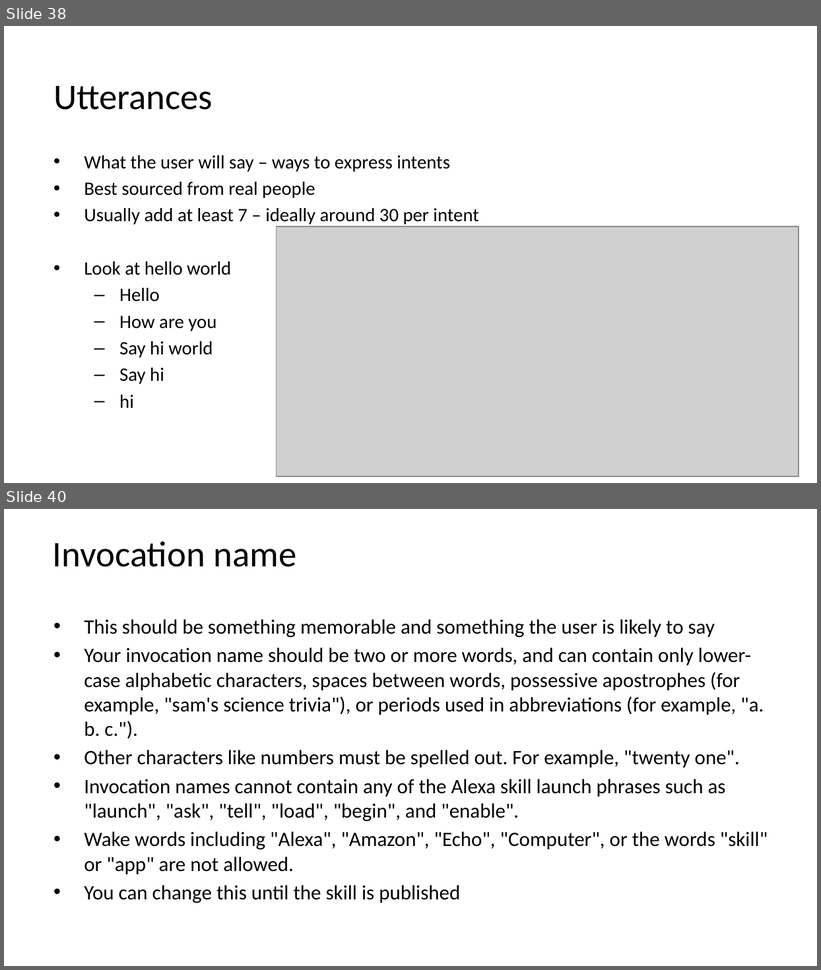
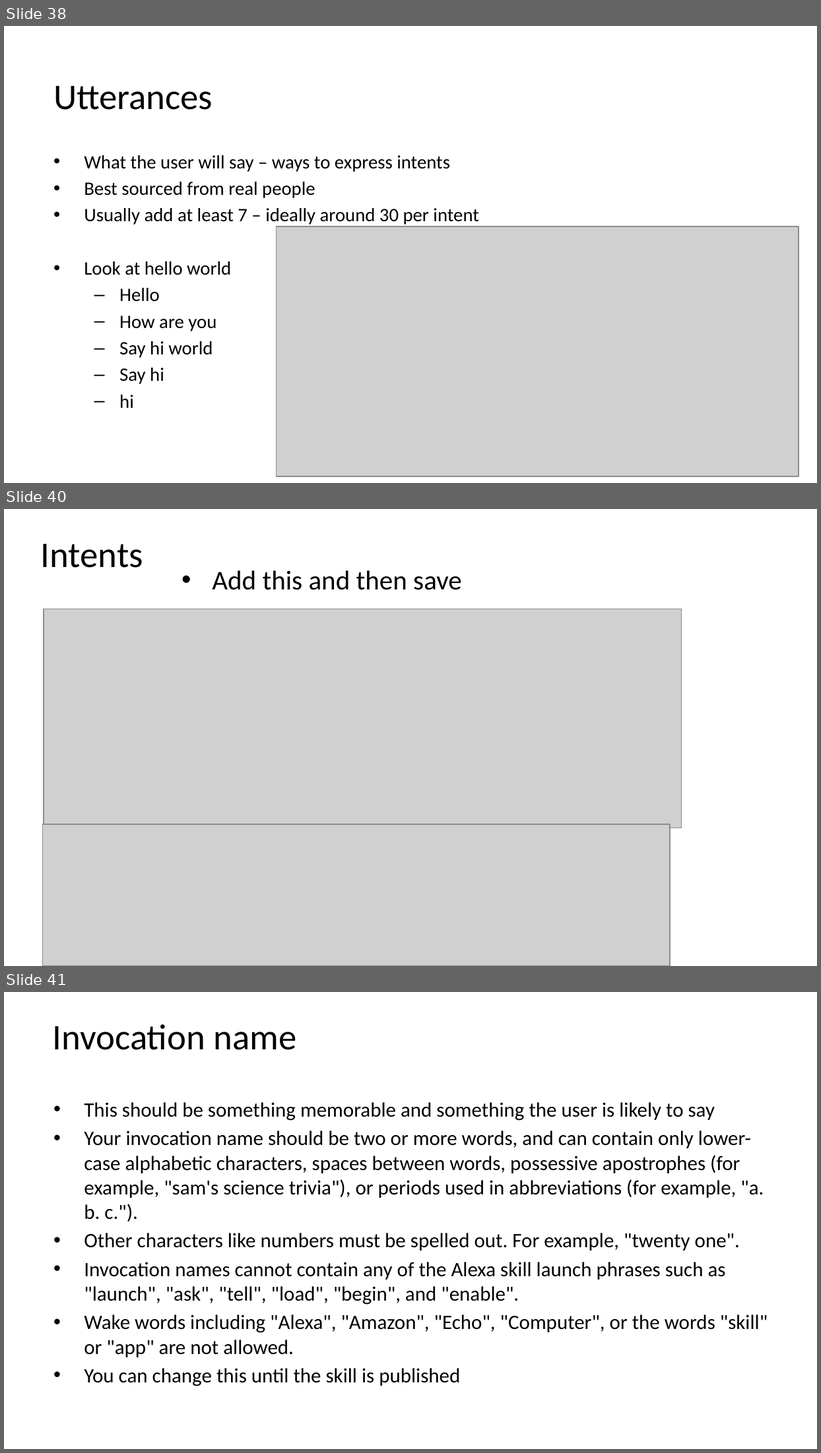
Before and after one commit to fi67/startPoint, a slide deck: rpsc2023.pptx. Shown one above the other, each under a label of ours: slides 38 and 40 before the commit, slides 38, 40 and 41 after it; the slides between them are not shown. The pictures are 821x970 and 821x1453 pixels, drawn with LibreOffice and Linux fonts; fonts in the diff are those of the drawing; grey boxes stand for pictures; background and template pictures are left out. Boxes give left, top, right and bottom in pixels: in the first picture for what was removed or moved away, otherwise in the second. Text is boxed around its words. In the diff, an @@ line names an element or a change of style, - is before the commit and + after.

```diff
--- a/rpsc2023.pptx
+++ b/rpsc2023.pptx
@@ slide 40 added at [4, 509, 817, 966], background picture (left out) @@
@@ title added at [41, 544, 143, 568], 32 pt, text #000000 @@
+Intents
@@ text added at [212, 570, 462, 590], 24 pt, text #000000 @@
+• Add this and then save
@@ picture added at [44, 609, 682, 828] @@
@@ picture added at [42, 824, 670, 966] @@
@@ what was slide 40 is now slide 41 @@
```
Also in this commit, not shown: 10 slides changed, 1 slide removed, 1 other file.
